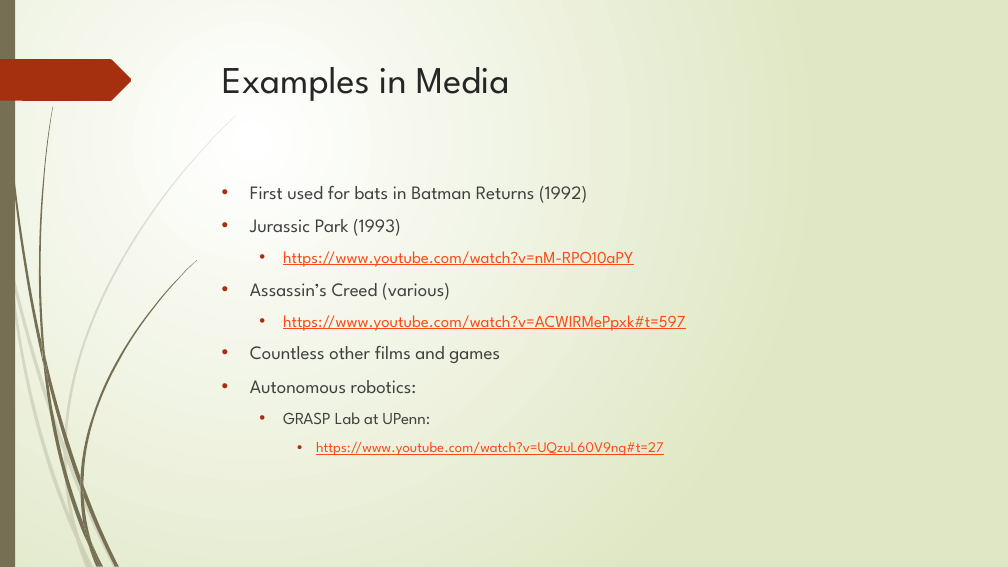
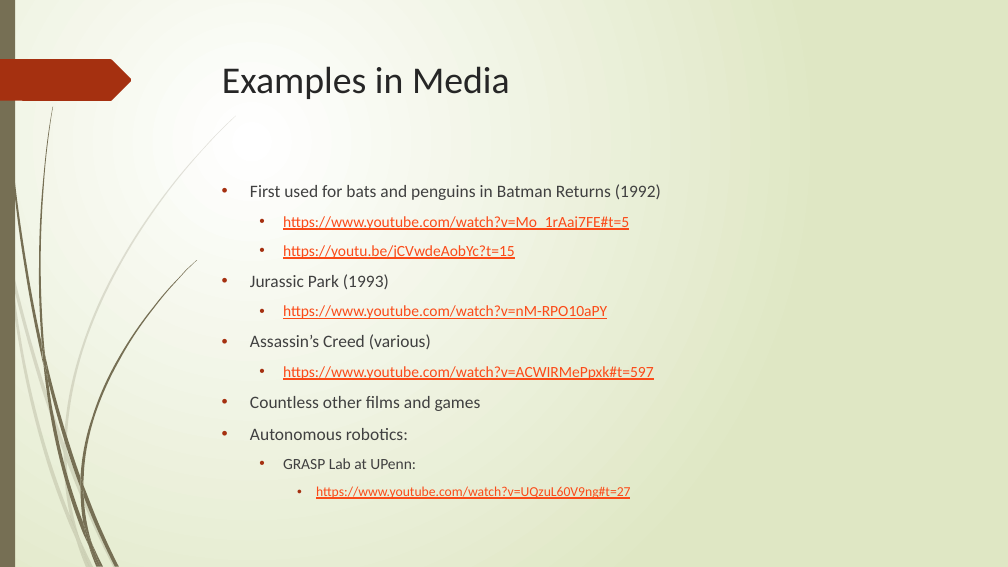
Before and after one commit to NattyBumppo/flockingdemo, a slide deck: slide 5 of flocking.pptx. Drawn at 1008x567 pixels with LibreOffice and Linux fonts; fonts in the diff are those of the drawing. Boxes give left, top, right and bottom in pixels: in the first picture for what was removed or moved away, otherwise in the second. Text is boxed around its words. In the diff, an @@ line names an element or a change of style, - is before the commit and + after.

```diff
--- a/flocking.pptx
+++ b/flocking.pptx
@@ title "Examples in Media" at bbox=[222, 66, 510, 99]: font League Spartan to Calibri @@
@@ text at bbox=[250, 184, 661, 259]: text changed; size 18 to 14.8 pt; font League Spartan to Calibri; text colour #404040 to #FB4A18 @@
-• First used for bats in Batman Returns (1992)
+• First used for bats and penguins in Batman Returns (1992)
+  • https://www.youtube.com/watch?v=Mo_1rAaj7FE#t=5
+  • https://youtu.be/jCVwdeAobYc?t=15
@@ text at bbox=[250, 274, 654, 499]: size 18 to 16.6 pt in "Jurassic Park (1993)", "Assassin’s Creed (various)", "Countless other films and games", "Autonomous robotics:"; font League Spartan to Calibri in "Jurassic Park (1993)", "https://www.youtube.com/watch?v=nM-RPO10aPY", "Assassin’s Creed (various)", "https://www.youtube.com/watch?v=ACWIRMePpxk#t=597" and 4 more places; size 16 to 14.8 pt in "https://www.youtube.com/watch?v=nM-RPO10aPY", "https://www.youtube.com/watch?v=ACWIRMePpxk#t=597", "GRASP Lab at UPenn:"; size 14 to 12.9 pt in "https://www.youtube.com/watch?v=UQzuL60V9ng#t=27" @@
```
Also in this commit, not shown: 18 other slides changed, 3 slides removed, 2 other files.
